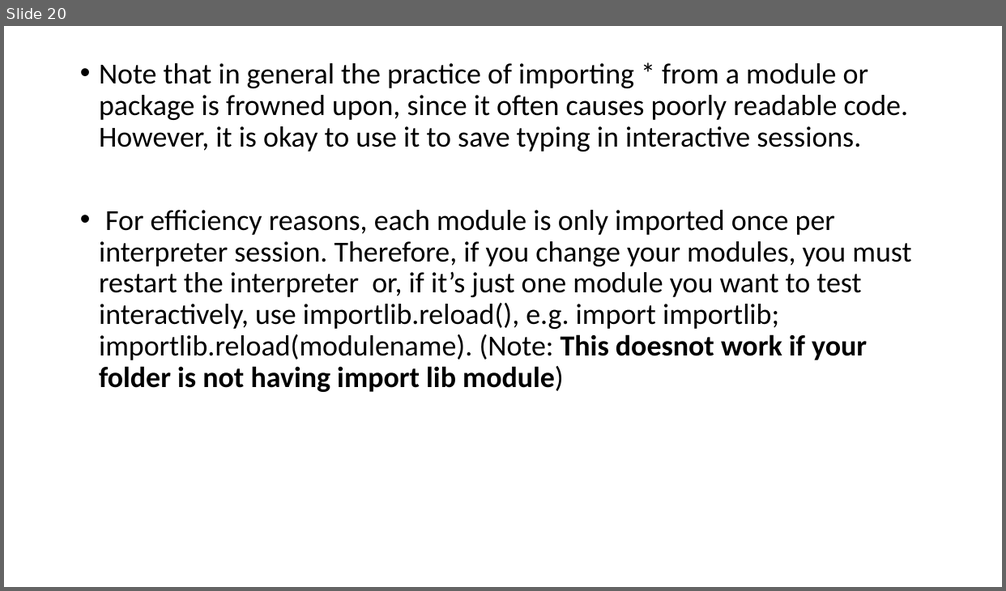
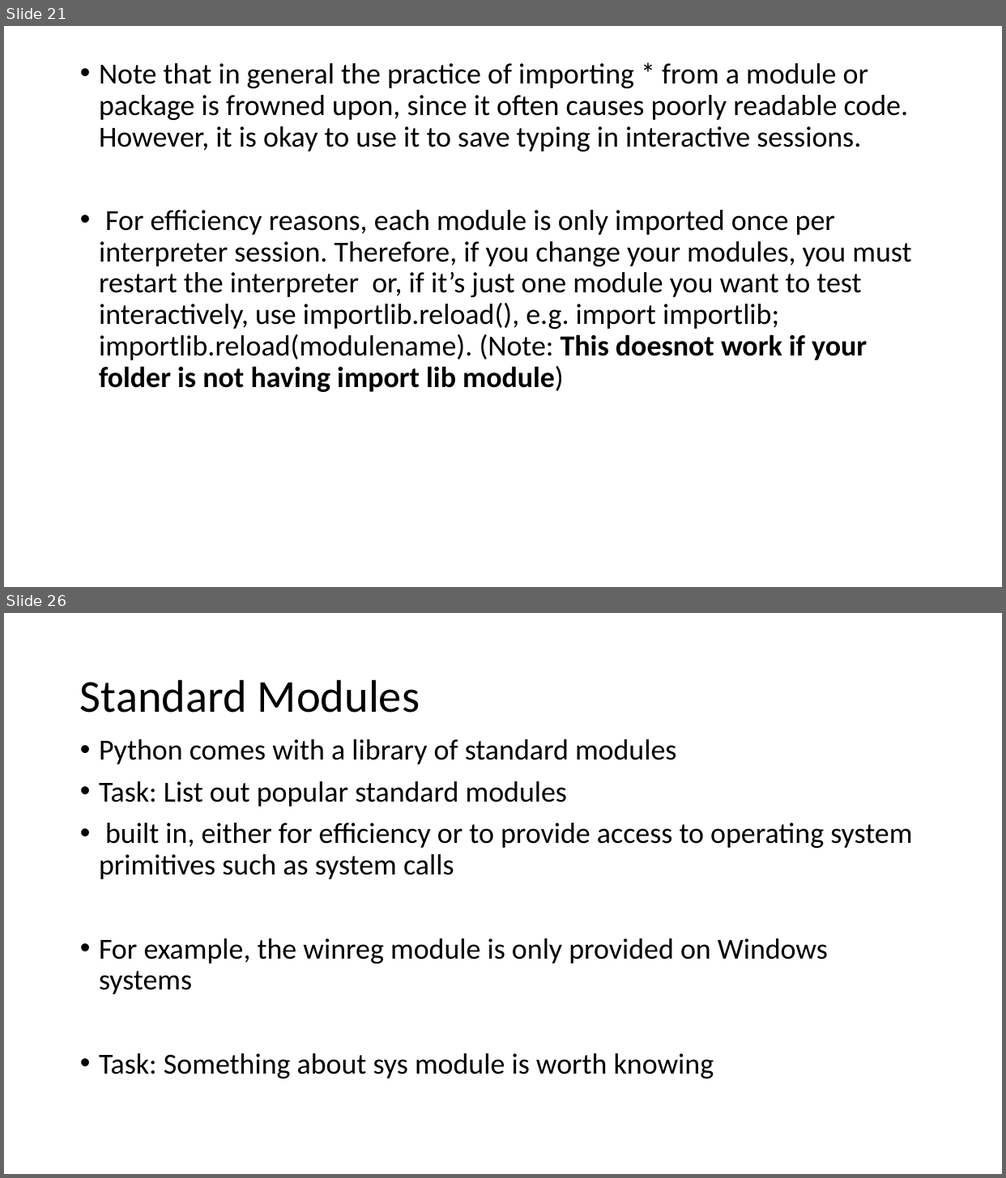
Before and after one commit to harry1180/python_basics, a slide deck: Python Basics Cntd.pptx. Shown one above the other, each under a label of ours: slide 20 before the commit, slides 21 and 26 after it; the slides between them are not shown. The pictures are 1006x591 and 1006x1178 pixels, drawn with LibreOffice and Linux fonts; fonts in the diff are those of the drawing. Boxes give left, top, right and bottom in pixels: in the first picture for what was removed or moved away, otherwise in the second. Text is boxed around its words. In the diff, an @@ line names an element or a change of style, - is before the commit and + after.

```diff
--- a/Python Basics Cntd.pptx
+++ b/Python Basics Cntd.pptx
@@ slide 26 added at <box>4,613,1002,1174</box>, background #FFFFFF @@
@@ title added at <box>80,679,420,713</box>, 44 pt, text #000000 @@
+Standard Modules
@@ text added at <box>99,739,912,1079</box>, 28 pt, text #000000 @@
+• Python comes with a library of standard modules
+• Task: List out popular standard modules
+• built in, either for efficiency or to provide access to operating system primitives such as system calls
+• For example, the winreg module is only provided on Windows systems
+• Task: Something about sys module is worth knowing
@@ what was slide 20 is now slide 21 @@
```
Also in this commit, not shown: 1 slide changed, 7 other slides added, 7 other files.
